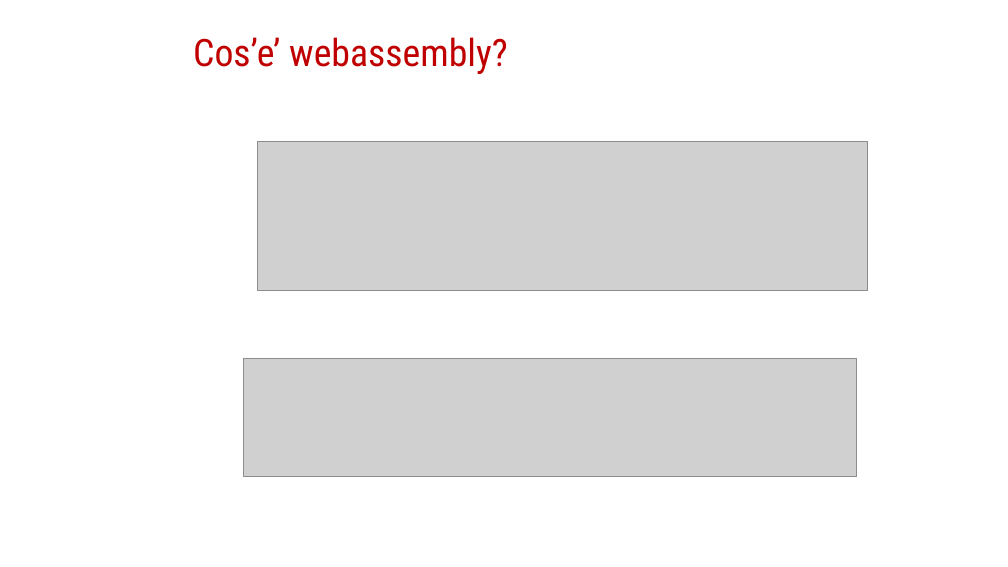
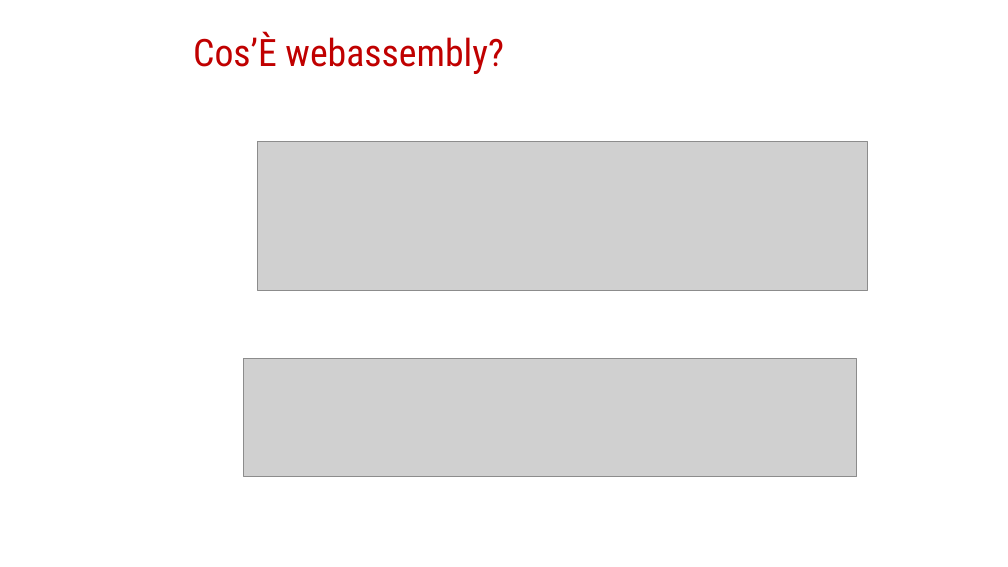
Before and after one commit to Ace68/slide, a slide deck: slide 13 of 2022/XMasDev/WebAssembly-XMASDEV2022.pptx (slide 11 before the commit). Drawn at 1008x567 pixels with LibreOffice and Linux fonts; fonts in the diff are those of the drawing; grey boxes stand for pictures; background and template pictures are left out. Boxes give left, top, right and bottom in pixels: in the first picture for what was removed or moved away, otherwise in the second. Text is boxed around its words. In the diff, an @@ line names an element or a change of style, - is before the commit and + after.

```diff
--- a/2022/XMasDev/WebAssembly-XMASDEV2022.pptx
+++ b/2022/XMasDev/WebAssembly-XMASDEV2022.pptx
@@ title at (193,32,504,74): text changed @@
-Cos’e’ webassembly?
+Cos’È webassembly?
```
Also in this commit, not shown: 8 other slides changed, 2 slides added.
